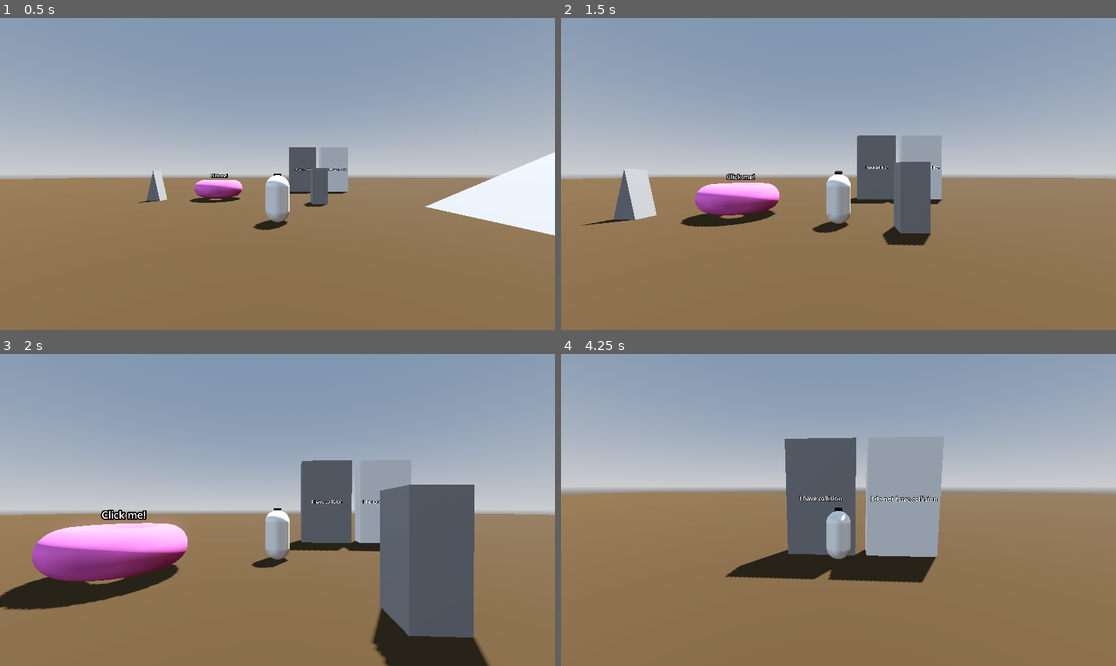
Above: before the commit, frames 1-4 (two rows, left to right).
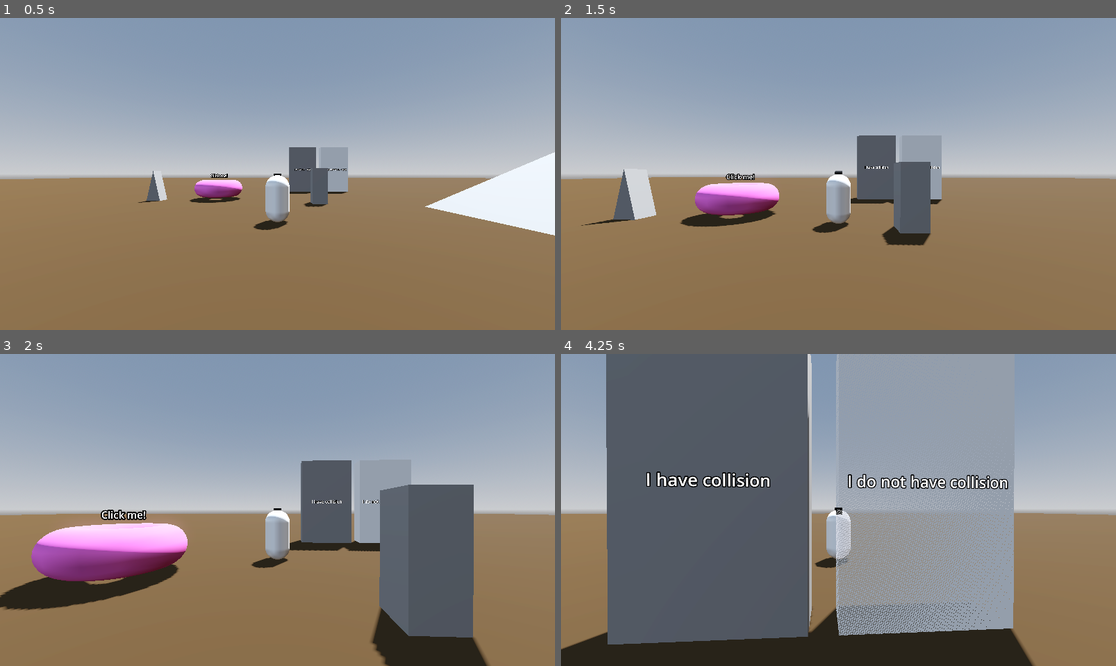
Above: after the commit, the same moments.

Repository: Gjosti/dev-sandbox
Game: Godot game, scene res://Levels/sandbox_level.tscn
Same seed, same stepped clock (60 frames per second), same inputs: the game is played once before the commit and once after it.
Inputs (mouse positions are in pixels of both pictures, inside the frame that each line leads up to):
- Up to frame 1 (0.5 s): no input
- Up to frame 2 (1.5 s): tap Enter at 0.5 s; move the mouse to (866, 174) at 0.52 s; hold Mouse wheel down (scroll_backward) 0.53-1.28 s; hold W (move_forward) from 0.53 s (still down); click (866, 174) at 0.67 s; tap Space (jump) at 0.77 s; tap Mouse wheel up (scroll_forward) at 0.8, 1.35 s; move the mouse to (810, 174) at 1.27 s; click (810, 174) at 1.42 s
- Up to frame 3 (2 s): keep holding W (move_forward); tap Space (jump) at 1.52 s; tap Tab (ui_focus_next) at 1.55 s
- Up to frame 4 (4.25 s): move the mouse to (894, 441) at 2.02 s; release W (move_forward) at 2.03 s; hold D (move_right) 2.03-2.78 s; hold Tab (ui_focus_next) 2.03-2.78 s; click (894, 441) at 2.17 s; tap Mouse wheel down (scroll_backward) at 2.3 s; move the mouse to (832, 516) at 2.77 s; hold W (move_forward) from 2.78 s (still down); click (832, 516) at 2.85 s; tap Space (jump) at 3.02, 3.77 s; tap Mouse wheel up (scroll_forward) at 3.05 s; move the mouse to (877, 513) at 3.52 s; hold Ctrl (crouch) from 3.53 s (still down); click (877, 513) at 3.67 s; tap Tab (ui_focus_next) at 3.8 s

Frame 1 is identical in both runs. In frame 2, less than 0.1% of the frame differs, in the area x 4-69%, y 37-73%; in frame 3, 0.3%; in frame 4, 59%, in the area x 0-100%, y 0-100%.

Commit message:
Moved camera logic from player.gd to new node and script player_camera for reusability and maintainability

Diff:
--- a/Player/Player.tscn
+++ b/Player/Player.tscn
@@ -5,10 +5,9 @@
 [ext_resource type="PackedScene" uid="uid://dntcr487ilb6w" path="res://Player/crouch.tscn" id="4_8g4oa"]
 [ext_resource type="PackedScene" uid="uid://bedml0okde3l1" path="res://Player/rig.tscn" id="4_ddoul"]
 [ext_resource type="PackedScene" uid="uid://b1veppx83glta" path="res://Player/jump.tscn" id="5_8g4oa"]
+[ext_resource type="PackedScene" uid="uid://bp4egawc77s6r" path="res://Player/player_camera.tscn" id="6_6ysni"]
 
 [sub_resource type="CapsuleShape3D" id="CapsuleShape3D_tok1r"]
-
-[sub_resource type="SeparationRayShape3D" id="SeparationRayShape3D_3qydi"]
 
 [node name="Player" type="CharacterBody3D"]
 script = ExtResource("1_3qydi")
@@ -16,20 +15,6 @@
 [node name="CollisionShape3D" type="CollisionShape3D" parent="."]
 transform = Transform3D(1, 0, 0, 0, 1, 0, 0, 0, 1, 0, 1, 0)
 shape = SubResource("CapsuleShape3D_tok1r")
-
-[node name="HorizontalPivot" type="Node3D" parent="."]
-transform = Transform3D(1, 0, 0, 0, 1, 0, 0, 0, 1, 0, 2, 0)
-
-[node name="VerticalPivot" type="Node3D" parent="HorizontalPivot"]
-transform = Transform3D(1, 0, 0, 0, 1, 0, 0, 0, 1, 0, 0, -0.5)
-
-[node name="CameraArm" type="SpringArm3D" parent="HorizontalPivot/VerticalPivot"]
-transform = Transform3D(1, 0, 0, 0, 0.99999994, 0, 0, 0, 0.99999994, 0, 0, 0)
-shape = SubResource("SeparationRayShape3D_3qydi")
-spring_length = 9.0
-margin = 2.0
-
-[node name="Camera3D" type="Camera3D" parent="HorizontalPivot/VerticalPivot/CameraArm"]
 
 [node name="Dash" parent="." node_paths=PackedStringArray("player") instance=ExtResource("3_tok1r")]
 player = NodePath("..")
@@ -44,4 +29,6 @@
 [node name="Jump" parent="." node_paths=PackedStringArray("player") instance=ExtResource("5_8g4oa")]
 player = NodePath("..")
 
+[node name="PlayerCamera" parent="." instance=ExtResource("6_6ysni")]
+
 [editable path="RigPivot/Rig"]
--- a/Player/player.gd
+++ b/Player/player.gd
@@ -17,23 +17,16 @@
 @export var max_camera_distance: float = 15
 
 # State Variables
-var _look := Vector2.ZERO
 var previous_velocity: Vector3
 var direction: Vector3 = Vector3.ZERO
 
-# Camera
-var camera_yaw: float
-var camera_basis: Basis
-var target_yaw: float
+
 
 # Node References
-@onready var horizontal_pivot: Node3D = $HorizontalPivot
-@onready var vertical_pivot: Node3D = $HorizontalPivot/VerticalPivot
 @onready var player_mesh: Node3D = $RigPivot/Rig/CharacterRig/MeshInstance3D
 @onready var collision_shape_3d: CollisionShape3D = $CollisionShape3D
 @onready var rig_pivot: Node3D = $RigPivot
 @onready var rig: Node3D = $RigPivot/Rig
-@onready var camera_arm: SpringArm3D = $HorizontalPivot/VerticalPivot/CameraArm
 @onready var jump: Node = $Jump # or the correct path to your jump node
 
 # Initialization
@@ -43,10 +36,8 @@
 # Physics Processing
 func _physics_process(delta: float) -> void:
 	previous_velocity = velocity
-	frame_camera_rotation()
 	apply_gravity(delta)
 	handle_movement(delta)
-	# handle_air_control(delta)
 	move_and_slide()
 
 
@@ -64,8 +55,10 @@
 func get_desired_movement_direction() -> Vector3:
 	var input_dir := Input.get_vector("move_left", "move_right", "move_forward", "move_backward")
 	if input_dir.length() > 0:
-		camera_yaw = horizontal_pivot.rotation.y
-		camera_basis = Basis(Vector3.UP, camera_yaw)
+		# Get yaw from camera node instead
+		var camera_node := get_node("PlayerCamera/HorizontalPivot")
+		var camera_yaw = camera_node.rotation.y
+		var camera_basis = Basis(Vector3.UP, camera_yaw)
 		return (camera_basis * Vector3(input_dir.x, 0, input_dir.y)).normalized()
 	return Vector3.ZERO
 
@@ -77,7 +70,7 @@
 		if direction != Vector3.ZERO:
 			velocity.x = direction.x * speed
 			velocity.z = direction.z * speed
-			target_yaw = atan2(-direction.x, -direction.z)
+			var target_yaw = atan2(-direction.x, -direction.z)
 			rig_pivot.rotation.y = lerp_angle(rig_pivot.rotation.y, target_yaw, 10.0 * delta)
 		elif velocity.y == 0.0:
 			velocity.x = move_toward(velocity.x, 0, speed)
@@ -86,7 +79,7 @@
 		if direction != Vector3.ZERO:
 			velocity.x += direction.x * speed * (air_control_lerp) * delta
 			velocity.z += direction.z * speed * (air_control_lerp) * delta
-			target_yaw = atan2(-direction.x, -direction.z)
+			var target_yaw = atan2(-direction.x, -direction.z)
 			rig_pivot.rotation.y = lerp_angle(rig_pivot.rotation.y, target_yaw, air_turn_face_rate * delta)
 	rig.update_animation_tree(direction)
 
@@ -97,7 +90,6 @@
 # Input Handling
 func _unhandled_input(event: InputEvent) -> void:
 	handle_mouse_input(event)
-	handle_camera_zoom(event)
 	handle_attack_input(event)
 	# Handle jump release for variable jump height
 	if event.is_action_released("jump") and velocity.y >= 0:
@@ -106,8 +98,7 @@
 func handle_mouse_input(event: InputEvent) -> void:
 	if event.is_action_pressed("ui_focus_next"):
 		Input.mouse_mode = Input.MOUSE_MODE_VISIBLE if Input.mouse_mode == Input.MOUSE_MODE_CAPTURED else Input.MOUSE_MODE_CAPTURED
-	if Input.mouse_mode == Input.MOUSE_MODE_CAPTURED and event is InputEventMouseMotion:
-		_look += -event.relative * mouse_sensitivity
+	# Camera mouse logic removed
 
 
 func handle_attack_input(event: InputEvent) -> void:
@@ -116,25 +107,5 @@
 			main_action()
 
 
-func handle_camera_zoom(event: InputEvent) -> void:
-	if event.is_action_pressed("scroll_forward"):
-		camera_arm.spring_length = clampf(
-			camera_arm.spring_length - camera_scroll_sensitivity,
-			min_camera_distance, max_camera_distance)
-	if event.is_action_pressed("scroll_backward"):
-		camera_arm.spring_length = clampf(
-			camera_arm.spring_length + camera_scroll_sensitivity,
-			min_camera_distance, max_camera_distance)
-
-func frame_camera_rotation() -> void:
-	horizontal_pivot.rotation.y += _look.x
-	vertical_pivot.rotation.x += _look.y
-	vertical_pivot.rotation.x = clampf(
-		vertical_pivot.rotation.x,
-		deg_to_rad(min_camera_rotation),
-		deg_to_rad(max_camera_rotation)
-	)
-	_look = Vector2.ZERO
-
 func main_action() -> void:
 	rig.travel("Attack")
--- /dev/null
+++ b/Player/player_camera.gd
@@ -0,0 +1,50 @@
+extends Node3D
+
+@export var mouse_sensitivity: float = 0.00075
+@export var camera_scroll_sensitivity: float = 0.25
+@export var min_camera_rotation: float = -90
+@export var max_camera_rotation: float = 90
+@export var min_camera_distance: float = 1
+@export var max_camera_distance: float = 15
+
+var _look := Vector2.ZERO
+
+@onready var horizontal_pivot: Node3D = $HorizontalPivot
+@onready var vertical_pivot: Node3D = $HorizontalPivot/VerticalPivot
+@onready var camera_arm: SpringArm3D = $HorizontalPivot/VerticalPivot/CameraArm
+
+func _ready() -> void:
+	Input.mouse_mode = Input.MOUSE_MODE_CAPTURED
+
+func _process(_delta: float) -> void:
+	frame_camera_rotation()
+
+func _unhandled_input(event: InputEvent) -> void:
+	handle_mouse_input(event)
+	handle_camera_zoom(event)
+
+func handle_mouse_input(event: InputEvent) -> void:
+	if event.is_action_pressed("ui_focus_next"):
+		Input.mouse_mode = Input.MOUSE_MODE_VISIBLE if Input.mouse_mode == Input.MOUSE_MODE_CAPTURED else Input.MOUSE_MODE_CAPTURED
+	if Input.mouse_mode == Input.MOUSE_MODE_CAPTURED and event is InputEventMouseMotion:
+		_look += -event.relative * mouse_sensitivity
+
+func handle_camera_zoom(event: InputEvent) -> void:
+	if event.is_action_pressed("scroll_forward"):
+		camera_arm.spring_length = clampf(
+			camera_arm.spring_length - camera_scroll_sensitivity,
+			min_camera_distance, max_camera_distance)
+	if event.is_action_pressed("scroll_backward"):
+		camera_arm.spring_length = clampf(
+			camera_arm.spring_length + camera_scroll_sensitivity,
+			min_camera_distance, max_camera_distance)
+
+func frame_camera_rotation() -> void:
+	horizontal_pivot.rotation.y += _look.x
+	vertical_pivot.rotation.x += _look.y
+	vertical_pivot.rotation.x = clampf(
+		vertical_pivot.rotation.x,
+		deg_to_rad(min_camera_rotation),
+		deg_to_rad(max_camera_rotation)
+	)
+	_look = Vector2.ZERO
--- /dev/null
+++ b/Player/player_camera.tscn
@@ -0,0 +1,22 @@
+[gd_scene load_steps=3 format=3 uid="uid://bp4egawc77s6r"]
+
+[ext_resource type="Script" uid="uid://bqod8poqpapiu" path="res://Player/player_camera.gd" id="1_ehrhw"]
+
+[sub_resource type="SeparationRayShape3D" id="SeparationRayShape3D_3qydi"]
+
+[node name="PlayerCamera" type="Node3D"]
+script = ExtResource("1_ehrhw")
+
+[node name="HorizontalPivot" type="Node3D" parent="."]
+transform = Transform3D(1, 0, 0, 0, 1, 0, 0, 0, 1, 0, 2, 0)
+
+[node name="VerticalPivot" type="Node3D" parent="HorizontalPivot"]
+transform = Transform3D(1, 0, 0, 0, 1, 0, 0, 0, 1, 0, 0, -0.5)
+
+[node name="CameraArm" type="SpringArm3D" parent="HorizontalPivot/VerticalPivot"]
+transform = Transform3D(1, 0, 0, 0, 0.99999994, 0, 0, 0, 0.99999994, 0, 0, 0)
+shape = SubResource("SeparationRayShape3D_3qydi")
+spring_length = 9.0
+margin = 2.0
+
+[node name="Camera3D" type="Camera3D" parent="HorizontalPivot/VerticalPivot/CameraArm"]
Not shown, added: Player/player_camera.gd.uid
